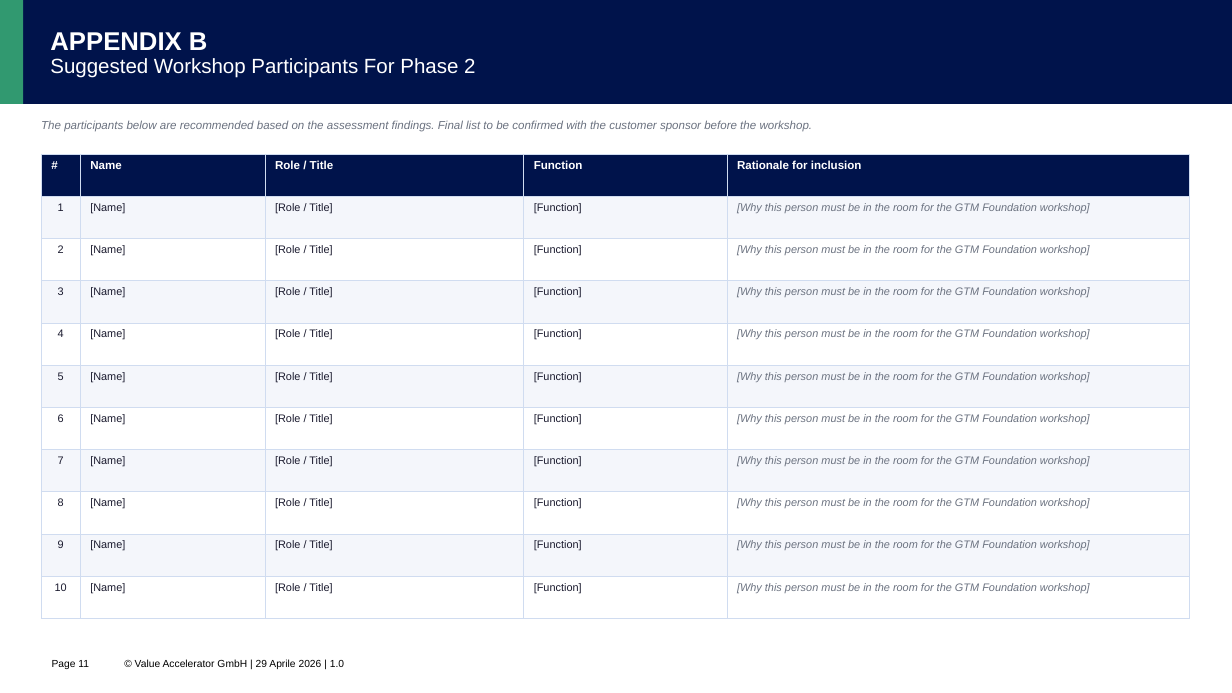
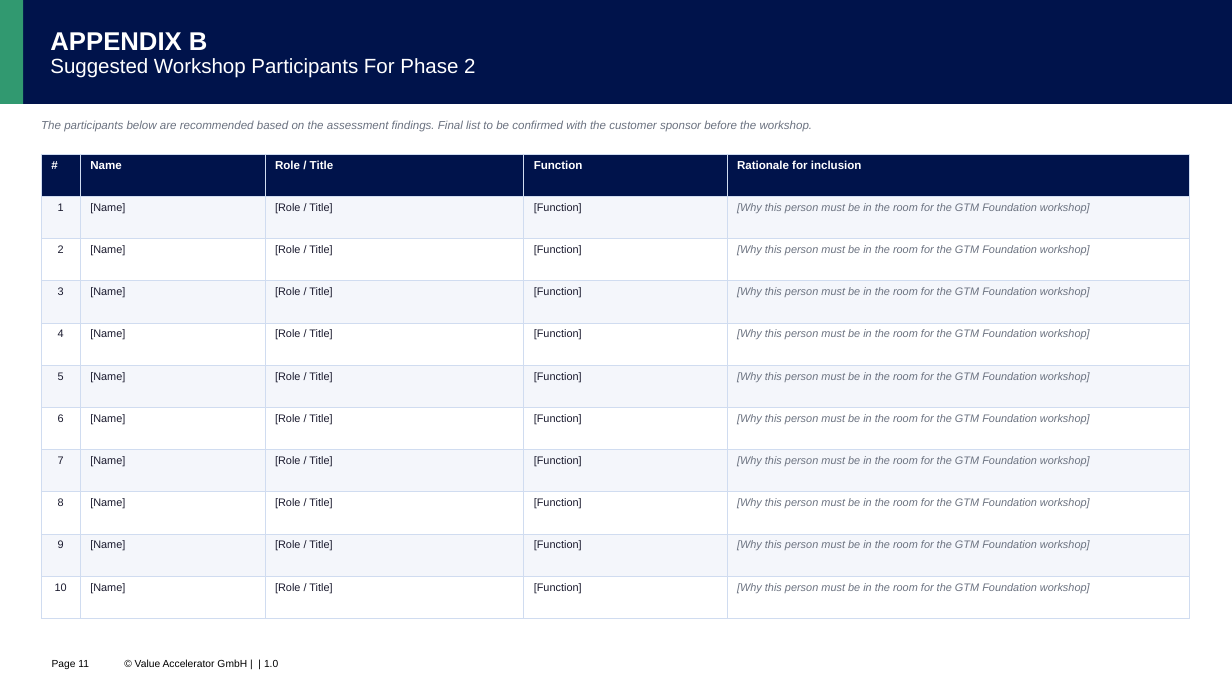
Before and after one commit to riolaf05/pptx-python-connector, a slide deck: slide 11 of report_compilato.pptx. Drawn at 1232x693 pixels with LibreOffice and Linux fonts; fonts in the diff are those of the drawing; background and template pictures are left out. Boxes give left, top, right and bottom in pixels: in the first picture for what was removed or moved away, otherwise in the second. Text is boxed around its words. In the diff, an @@ line names an element or a change of style, - is before the commit and + after.

```diff
--- a/report_compilato.pptx
+++ b/report_compilato.pptx
@@ text at (135, 659, 278, 667): text changed @@
-© Value Accelerator GmbH | 29 Aprile 2026 | 1.0
+© Value Accelerator GmbH | | 1.0
```
Also in this commit, not shown: 12 other slides changed, 4 other files.
